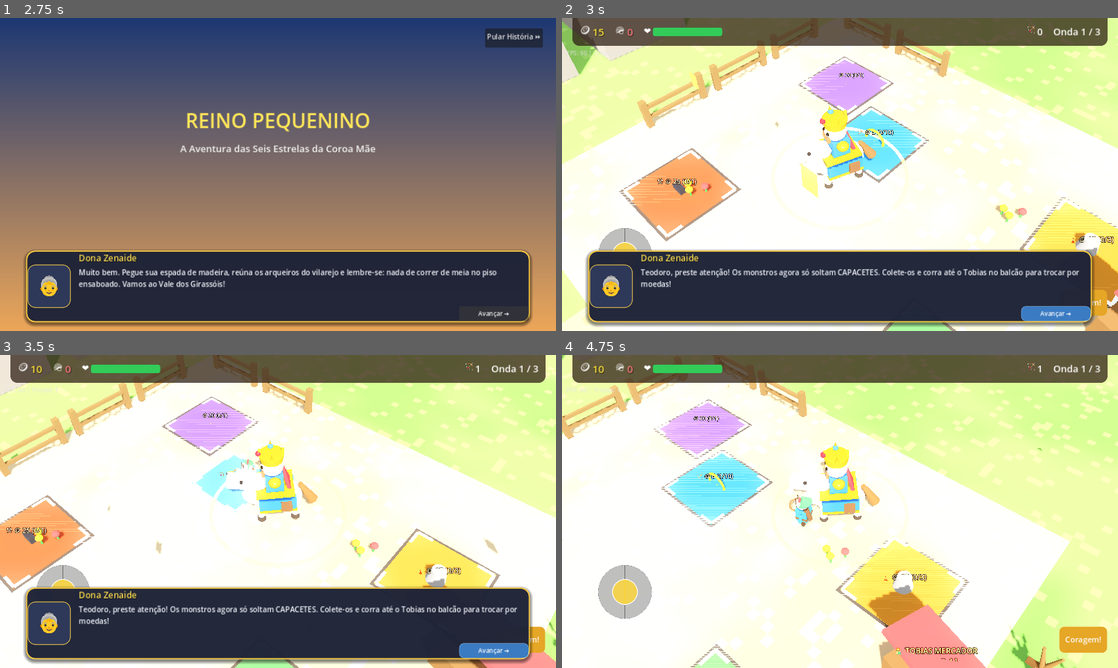
Above: before the commit, frames 1-4 (two rows, left to right).
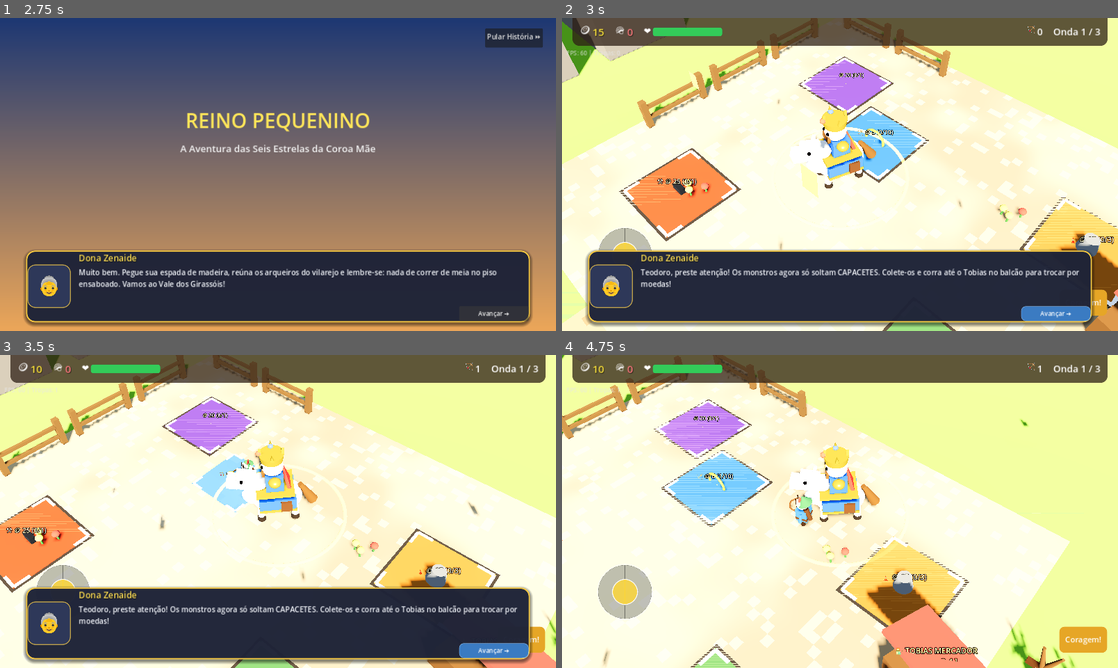
Above: after the commit, the same moments.

Repository: JonathasHenrique/reino-pequenino
Game: Godot game, scene res://scenes/ui/MainMenu.tscn
The game is run twice, just before and just after one commit, with the same random seed, the same clock (stepped at 60 frames per second) and the same inputs.
Inputs (mouse positions are in pixels of both pictures, inside the frame that each line leads up to):
- Up to frame 1 (2.75 s): click "⚔️ Iniciar Jornada" at 0.5 s; click "Pular História ⏩" at 1.25 s; click "Avançar ➔" at 2 s
- Up to frame 2 (3 s): tap Enter at 2.75 s; move the mouse to (962, 158) at 2.77 s; hold Right (ui_right) from 2.78 s (still down); click (962, 158) at 2.92 s
- Up to frame 3 (3.5 s): keep holding Right (ui_right); tap Space at 3.02 s
- Up to frame 4 (4.75 s): release Right (ui_right) at 3.5 s; drag from (728, 527) to (812, 574) at 3.52 s; move the mouse to (895, 442) at 4.27 s; hold Right (ui_right) from 4.28 s (still down)

Frame 1 is identical in both runs. In frame 2, 15% of the frame differs, in the area x 0-100%, y 0-100%; in frame 3, 15%; in frame 4, 21%.
Error in both runs: Cannot call method 'set_input_as_handled' on a null value. (res://scripts/ui/DialogueBox.gd:53)

Commit message:
feat(art): Fase 1 - iluminacao quente, ambiente filmic e laje de diorama flutuante

Diff:
--- /dev/null
+++ b/scenes/props/DioramaIslandSlab.tscn
@@ -0,0 +1,51 @@
+[gd_scene load_steps=9 format=3]
+
+[sub_resource type="BoxMesh" id="BoxMesh_grass_rim"]
+size = Vector3(54.0, 0.6, 54.0)
+
+[sub_resource type="StandardMaterial3D" id="StandardMaterial3D_grass"]
+albedo_color = Color(0.52, 0.76, 0.20, 1)
+roughness = 0.85
+
+[sub_resource type="BoxMesh" id="BoxMesh_stone_layer"]
+size = Vector3(53.2, 2.0, 53.2)
+
+[sub_resource type="StandardMaterial3D" id="StandardMaterial3D_stone"]
+albedo_color = Color(0.55, 0.58, 0.62, 1)
+roughness = 0.9
+
+[sub_resource type="BoxMesh" id="BoxMesh_earth_layer"]
+size = Vector3(51.6, 3.5, 51.6)
+
+[sub_resource type="StandardMaterial3D" id="StandardMaterial3D_earth"]
+albedo_color = Color(0.54, 0.35, 0.17, 1)
+roughness = 0.95
+
+[sub_resource type="BoxMesh" id="BoxMesh_bedrock"]
+size = Vector3(48.5, 2.5, 48.5)
+
+[sub_resource type="StandardMaterial3D" id="StandardMaterial3D_bedrock"]
+albedo_color = Color(0.17, 0.11, 0.07, 1)
+roughness = 0.95
+
+[node name="DioramaIslandSlab" type="Node3D"]
+
+[node name="GrassRim" type="MeshInstance3D" parent="."]
+transform = Transform3D(1, 0, 0, 0, 1, 0, 0, 0, 1, 0, -0.3, 0)
+mesh = SubResource("BoxMesh_grass_rim")
+surface_material_override/0 = SubResource("StandardMaterial3D_grass")
+
+[node name="StoneLayer" type="MeshInstance3D" parent="."]
+transform = Transform3D(1, 0, 0, 0, 1, 0, 0, 0, 1, 0, -1.6, 0)
+mesh = SubResource("BoxMesh_stone_layer")
+surface_material_override/0 = SubResource("StandardMaterial3D_stone")
+
+[node name="EarthLayer" type="MeshInstance3D" parent="."]
+transform = Transform3D(1, 0, 0, 0, 1, 0, 0, 0, 1, 0, -4.3, 0)
+mesh = SubResource("BoxMesh_earth_layer")
+surface_material_override/0 = SubResource("StandardMaterial3D_earth")
+
+[node name="Bedrock" type="MeshInstance3D" parent="."]
+transform = Transform3D(1, 0, 0, 0, 1, 0, 0, 0, 1, 0, -7.0, 0)
+mesh = SubResource("BoxMesh_bedrock")
+surface_material_override/0 = SubResource("StandardMaterial3D_bedrock")
--- a/scenes/stages/StageCoreTest.tscn
+++ b/scenes/stages/StageCoreTest.tscn
@@ -1,25 +1,31 @@
-[gd_scene load_steps=10 format=3]
+[gd_scene load_steps=11 format=3]
 
 [ext_resource type="Script" path="res://scripts/core/StageCoreTest.gd" id="1_stage"]
 [ext_resource type="Script" path="res://scripts/core/IsometricCamera.gd" id="2_cam"]
 [ext_resource type="PackedScene" path="res://scenes/entities/King.tscn" id="3_king"]
 [ext_resource type="PackedScene" path="res://scenes/entities/PurchasePad.tscn" id="4_pad"]
 [ext_resource type="PackedScene" path="res://scenes/ui/GameHUD.tscn" id="5_hud"]
+[ext_resource type="PackedScene" path="res://scenes/props/DioramaIslandSlab.tscn" id="6_slab"]
 
 [sub_resource type="PlaneMesh" id="PlaneMesh_ground"]
 size = Vector2(80, 80)
 
 [sub_resource type="StandardMaterial3D" id="StandardMaterial3D_grass"]
-albedo_color = Color(0.48, 0.72, 0.28, 1)
+albedo_color = Color(0.52, 0.76, 0.20, 1)
 roughness = 0.85
 
 [sub_resource type="Environment" id="Environment_sunset"]
 background_mode = 1
-background_color = Color(0.72, 0.84, 0.95, 1)
+background_color = Color(0.84, 0.90, 0.95, 1)
 ambient_light_source = 2
-ambient_light_color = Color(0.85, 0.88, 0.92, 1)
-ambient_light_energy = 0.7
-tonemap_mode = 2
+ambient_light_color = Color(0.55, 0.63, 0.74, 1)
+ambient_light_energy = 0.85
+tonemap_mode = 3
+tonemap_exposure = 1.08
+glow_enabled = true
+glow_normalized = true
+glow_intensity = 0.25
+glow_bloom = 0.05
 
 [sub_resource type="BoxShape3D" id="BoxShape3D_floor"]
 size = Vector3(80, 1, 80)
@@ -31,10 +37,17 @@
 environment = SubResource("Environment_sunset")
 
 [node name="DirectionalLight3D" type="DirectionalLight3D" parent="."]
-transform = Transform3D(0.707107, -0.5, 0.5, 0, 0.707107, 0.707107, -0.707107, -0.5, 0.5, 15, 20, 15)
-light_color = Color(1, 0.94, 0.84, 1)
-light_energy = 1.1
+transform = Transform3D(0.707107, -0.454519, 0.541675, 0, 0.766044, 0.642788, -0.707107, -0.454519, 0.541675, 12, 18, 12)
+light_color = Color(1, 0.89, 0.69, 1)
+light_energy = 1.25
 shadow_enabled = true
+directional_shadow_mode = 2
+directional_shadow_max_distance = 38.0
+directional_shadow_blend_splits = true
+shadow_bias = 0.03
+shadow_normal_bias = 1.5
+
+[node name="DioramaIslandSlab" parent="." instance=ExtResource("6_slab")]
 
 [node name="StaticBody3D_Floor" type="StaticBody3D" parent="."]
 
--- a/scenes/stages/StageMain.tscn
+++ b/scenes/stages/StageMain.tscn
@@ -20,6 +20,7 @@
 [ext_resource type="Shader" path="res://assets/shaders/ground.gdshader" id="20_shader"]
 [ext_resource type="PackedScene" path="res://scenes/props/CliffWall.tscn" id="21_cliff"]
 [ext_resource type="PackedScene" path="res://scenes/props/SpikeBarricade.tscn" id="22_barricade"]
+[ext_resource type="PackedScene" path="res://scenes/props/DioramaIslandSlab.tscn" id="23_slab"]
 
 [sub_resource type="PlaneMesh" id="PlaneMesh_ground"]
 size = Vector2(90, 90)
@@ -56,13 +57,16 @@
 
 [sub_resource type="Environment" id="Environment_sunset"]
 background_mode = 1
-background_color = Color(0.68, 0.82, 0.96, 1)
+background_color = Color(0.84, 0.90, 0.95, 1)
 ambient_light_source = 2
-ambient_light_color = Color(0.88, 0.90, 0.94, 1)
+ambient_light_color = Color(0.55, 0.63, 0.74, 1)
 ambient_light_energy = 0.85
-tonemap_mode = 2
+tonemap_mode = 3
+tonemap_exposure = 1.08
 glow_enabled = true
-glow_bloom = 0.12
+glow_normalized = true
+glow_intensity = 0.25
+glow_bloom = 0.05
 
 [sub_resource type="BoxShape3D" id="BoxShape3D_floor"]
 size = Vector3(90, 1, 90)
@@ -80,11 +84,17 @@
 environment = SubResource("Environment_sunset")
 
 [node name="DirectionalLight3D" type="DirectionalLight3D" parent="."]
-transform = Transform3D(0.707107, -0.5, 0.5, 0, 0.707107, 0.707107, -0.707107, -0.5, 0.5, 15, 20, 15)
-light_color = Color(1, 0.95, 0.88, 1)
+transform = Transform3D(0.707107, -0.454519, 0.541675, 0, 0.766044, 0.642788, -0.707107, -0.454519, 0.541675, 12, 18, 12)
+light_color = Color(1, 0.89, 0.69, 1)
 light_energy = 1.25
 shadow_enabled = true
 directional_shadow_mode = 2
+directional_shadow_max_distance = 38.0
+directional_shadow_blend_splits = true
+shadow_bias = 0.03
+shadow_normal_bias = 1.5
+
+[node name="DioramaIslandSlab" parent="." instance=ExtResource("23_slab")]
 
 [node name="Floor" type="StaticBody3D" parent="."]
 
Not shown: 1 places in scenes/stages/StageMain.tscn that only renumber resources
